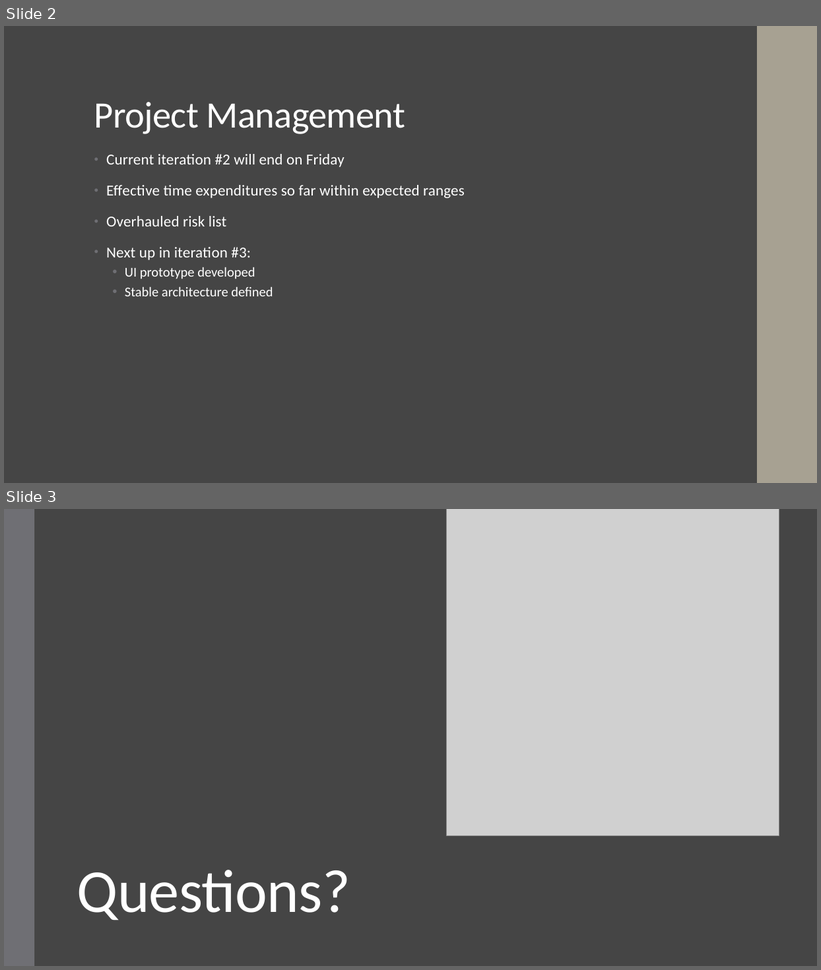
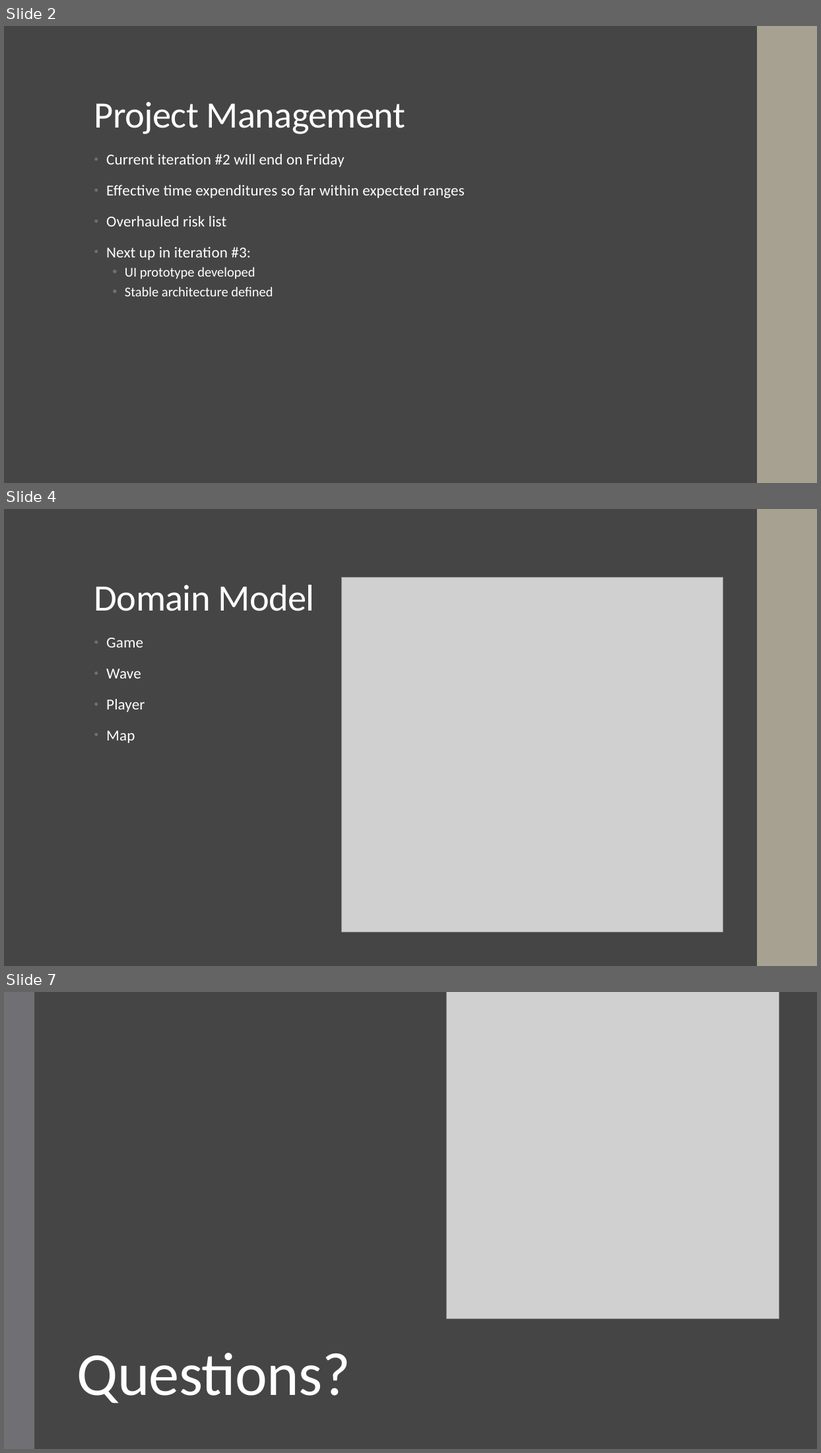
Before and after one commit to raember/Tower-Hopscotch, a slide deck: documents/milestone2/Project Analysis Presentation.pptx. Shown one above the other, each under a label of ours: slides 2 and 3 before the commit, slides 2, 4 and 7 after it; the slides between them are not shown. The pictures are 821x970 and 821x1453 pixels, drawn with LibreOffice and Linux fonts; fonts in the diff are those of the drawing; grey boxes stand for pictures. Boxes give left, top, right and bottom in pixels: in the first picture for what was removed or moved away, otherwise in the second. Text is boxed around its words. In the diff, an @@ line names an element or a change of style, - is before the commit and + after.

```diff
--- a/documents/milestone2/Project Analysis Presentation.pptx
+++ b/documents/milestone2/Project Analysis Presentation.pptx
@@ slide 4 added at (4,509,817,966), background #454545; not listed: 1 template element that a slide beside it also shows @@
@@ title added at (94,585,314,611), 44 pt, text #FFFFFF @@
+Domain Model
@@ picture added at (342,578,723,932) @@
@@ text added at (106,638,145,743), 18 pt, text #FFFFFF @@
+• Game
+• Wave
+• Player
+• Map
@@ what was slide 3 is now slide 7 @@
```
Also in this commit, not shown: 3 other slides added.
